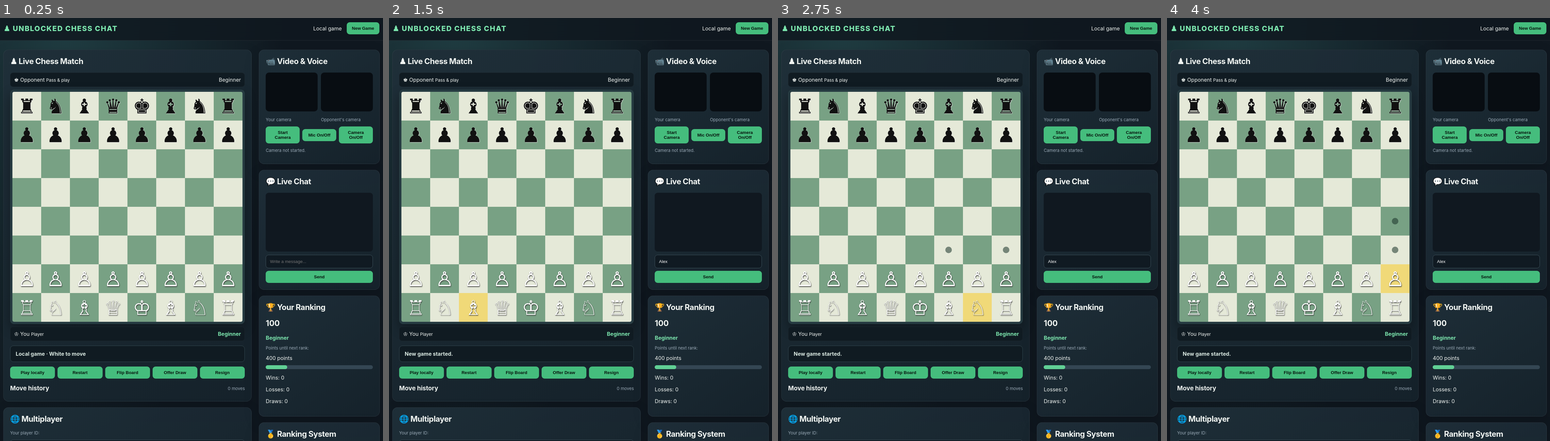
Above: before the commit, frames 1-4 (left to right).
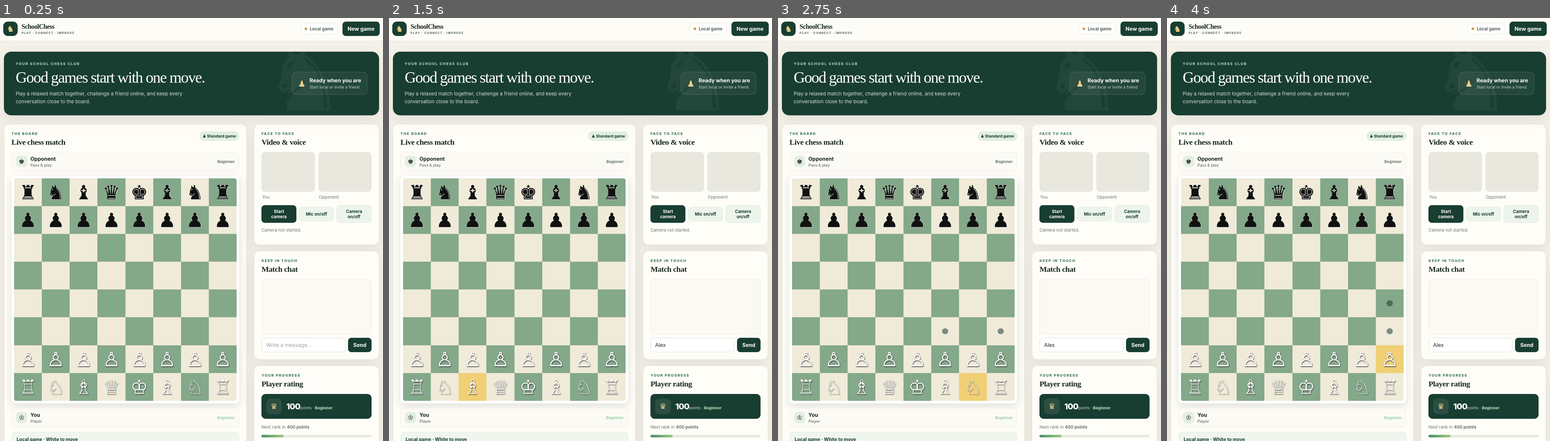
Above: after the commit, the same moments.

Repository: philippg-arch/Schoolchesschat
Game: browser game, page index.html
Same seed, same stepped clock (60 frames per second), same inputs: the game is played once before the commit and once after it. When the page shows a pop-up message, it is drawn as a white box for half a second while everything else waits; a line starting with > is the answer the replay typed.
Inputs (mouse positions are in pixels of both pictures, inside the frame that each line leads up to; where the layout moved, square brackets give the same spot in the first picture):
- Up to frame 1 (0.25 s): no input
- Up to frame 2 (1.5 s): click (691, 343) [706, 263] at 0.27 s; type "Alex" at 0.27 s; click "Start Camera" (after the commit: "Start camera") at 0.52 s; click "New Game" (after the commit: "♞ SchoolChess PLAY · CONNECT …") at 0.77 s; tap Space at 1.1 s; click (473, 386) [473, 305] at 1.27 s
- Up to frame 3 (2.75 s): tap Space at 1.6, 2.1, 2.6 s; click (915, 221) [919, 136] at 1.87 s; click (973, 386) [977, 305] at 2.47 s
- Up to frame 4 (4 s): click (1335, 360) [1339, 280] at 3.07 s; tap Space at 3.1, 3.6 s; click (1389, 360) [1396, 280] at 3.67 s

The runs differ from the first frame. In frame 1, 89% of the frame differs, in the area x 0-100%, y 0-100%; in frame 2, 89%; in frame 3, 89%; in frame 4, 89%.

Commit message:
Refresh SchoolChess game interface
Co-authored-by: Copilot <223556219+Copilot@users.noreply.github.com>

Diff:
--- a/index.html
+++ b/index.html
@@ -3,254 +3,382 @@
 <head>
 <meta charset="UTF-8">
 <meta name="viewport" content="width=device-width, initial-scale=1.0">
-<title>unblockedchesschat</title>
+<title>SchoolChess — Play, Connect, Improve</title>
+<meta name="description" content="Play chess locally or challenge a friend, with video, voice chat, and match stats.">
 
 <script src="https://cdnjs.cloudflare.com/ajax/libs/chess.js/0.10.3/chess.min.js"></script>
 <script src="https://unpkg.com/peerjs@1.5.4/dist/peerjs.min.js"></script>
 
 <style>
+:root{
+ --ink:#182820;--muted:#68776c;--forest:#183e31;--forest-dark:#102f26;
+ --leaf:#3c795b;--leaf-light:#e2eee2;--gold:#bd8740;--paper:#f4f1e8;
+ --card:#fffdf8;--line:#e4e0d5;--shadow:0 16px 42px rgba(34,48,38,.08);
+}
 *{box-sizing:border-box}
 body{
- margin:0;background:radial-gradient(ellipse at 18% 0%,#203d42 0%,#101820 48%);
- color:#f1f5f2;font-family:Inter,ui-sans-serif,system-ui,-apple-system,"Segoe UI",sans-serif;
-}
-header{
- background:rgba(16,24,32,.84);padding:18px 25px;
- display:flex;justify-content:space-between;
- align-items:center;flex-wrap:wrap;gap:12px;
- border-bottom:1px solid rgba(255,255,255,.08);backdrop-filter:blur(14px);
-}
-.logo{font-size:22px;font-weight:850;letter-spacing:.08em;color:#7ce6ae}
-nav{display:flex;gap:15px;align-items:center}
+ margin:0;background:var(--paper);color:var(--ink);
+ font-family:Inter,ui-sans-serif,system-ui,-apple-system,"Segoe UI",sans-serif;
+}
+button,input{font:inherit}
 button{
- background:#45bd7d;color:#07150e;border:0;
- padding:11px 16px;border-radius:9px;
- cursor:pointer;font-weight:750;transition:transform .16s,background .16s,box-shadow .16s;
-}
-button:hover{background:#72dda0;transform:translateY(-1px);box-shadow:0 6px 20px #45bd7d30}
-button:focus-visible,input:focus-visible,.square:focus-visible{outline:3px solid #8cebb5;outline-offset:2px}
-button:disabled{opacity:.4;cursor:not-allowed}
+ min-height:44px;padding:10px 15px;border:1px solid transparent;border-radius:10px;
+ background:var(--forest);color:#fffdf8;font-weight:700;cursor:pointer;
+ transition:background .16s,transform .16s,box-shadow .16s;
+}
+button:hover{background:#285d45;transform:translateY(-1px);box-shadow:0 7px 18px #183e3120}
+button:active{transform:translateY(0)}
+button:focus-visible,input:focus-visible,.square:focus-visible{
+ outline:3px solid var(--gold);outline-offset:3px;
+}
+button:disabled{opacity:.48;cursor:not-allowed;transform:none;box-shadow:none}
 input{
- background:#101a22;border:1px solid #40545e;
- color:white;padding:12px;border-radius:9px;
- width:100%;min-width:0;
-}
-.container{
- max-width:1440px;margin:auto;padding:28px 24px;
-}
-.layout{
- display:grid;grid-template-columns:minmax(320px, min(66%, 820px)) minmax(280px,1fr);
- gap:22px;align-items:start;
-}
+ width:100%;min-width:0;min-height:44px;padding:11px 13px;
+ border:1px solid #d5d9d0;border-radius:10px;background:#fff;color:var(--ink);
+}
+input::placeholder{color:#9aa49a}
+.site-header{
+ min-height:76px;padding:12px max(24px,calc((100vw - 1380px)/2));
+ display:flex;align-items:center;justify-content:space-between;gap:20px;
+ background:rgba(255,253,248,.94);border-bottom:1px solid var(--line);
+}
+.brand{display:flex;align-items:center;gap:12px;color:inherit;text-decoration:none}
+.brand-mark{
+ width:44px;height:44px;display:grid;place-items:center;border-radius:14px;
+ background:var(--forest);color:#f4d18c;font-size:25px;
+}
+.brand-copy{display:grid;gap:2px}
+.brand-copy strong{font-family:Georgia,"Times New Roman",serif;font-size:20px;letter-spacing:-.03em}
+.brand-copy small{color:var(--muted);font-size:9px;font-weight:800;letter-spacing:.17em}
+.topbar-actions{display:flex;align-items:center;gap:14px}
+.connection-pill{
+ display:inline-flex;align-items:center;gap:8px;padding:8px 12px;
+ border:1px solid var(--line);border-radius:999px;background:#fff;
+ color:#56655b;font-size:13px;font-weight:700;
+}
+.connection-pill:before{content:"";width:8px;height:8px;border-radius:50%;background:#d39a43}
+.container{max-width:1380px;margin:0 auto;padding:32px 26px 48px}
+.hero{
+ display:flex;align-items:center;justify-content:space-between;gap:24px;
+ min-height:188px;margin-bottom:26px;padding:30px 36px;
+ border-radius:22px;background:var(--forest);color:#fffdf8;
+ overflow:hidden;position:relative;box-shadow:var(--shadow);
+}
+.hero:after{
+ content:"♞";position:absolute;right:9%;top:-54px;color:#ffffff0b;
+ font-family:Georgia,serif;font-size:280px;line-height:1;pointer-events:none;
+}
+.hero-copy,.hero-note{position:relative;z-index:1}
+.eyebrow{margin:0 0 9px;color:#a8d1b3;font-size:11px;font-weight:850;letter-spacing:.18em;text-transform:uppercase}
+.hero h1{max-width:620px;margin:0;font:500 clamp(32px,4vw,48px)/1.08 Georgia,"Times New Roman",serif;letter-spacing:-.045em}
+.hero-copy>p:last-child{max-width:560px;margin:12px 0 0;color:#d3e2d4;font-size:15px;line-height:1.6}
+.hero-note{
+ display:flex;align-items:center;gap:12px;min-width:190px;padding:15px 18px;
+ border:1px solid #ffffff30;border-radius:14px;background:#ffffff0d;
+}
+.hero-note-icon{font-size:26px;color:#f0cd88}
+.hero-note strong,.hero-note small{display:block}
+.hero-note small{margin-top:3px;color:#c7d7ca;font-size:12px}
+.layout{display:grid;grid-template-columns:minmax(0,1.65fr) minmax(300px,.85fr);gap:22px;align-items:start}
+main,aside{min-width:0}
 .panel{
- background:linear-gradient(145deg,rgba(31,47,57,.96),rgba(22,34,43,.96));
- border:1px solid rgba(255,255,255,.075);padding:20px;border-radius:16px;
- margin-bottom:18px;box-shadow:0 18px 50px #00000020;
-}
-h2{margin-top:0;letter-spacing:-.025em}
+ margin-bottom:18px;padding:22px;border:1px solid var(--line);border-radius:18px;
+ background:var(--card);box-shadow:var(--shadow);
+}
+.section-header{display:flex;justify-content:space-between;align-items:flex-start;gap:14px;margin-bottom:15px}
+.section-header .eyebrow{margin-bottom:5px;color:var(--leaf)}
+h2{margin:0;font:600 24px/1.2 Georgia,"Times New Roman",serif;letter-spacing:-.025em}
+h3{font:600 17px/1.3 Georgia,"Times New Roman",serif}
+.table-badge{padding:7px 10px;border-radius:999px;background:var(--leaf-light);color:var(--forest);font-size:12px;font-weight:750}
 .board{
- display:grid;grid-template-columns:repeat(8,1fr);
- width:100%;aspect-ratio:1;
- border:7px solid #263b41;border-radius:12px;
- overflow:hidden;box-shadow:0 14px 35px #0005;
+ display:grid;grid-template-columns:repeat(8,1fr);width:min(100%,760px);aspect-ratio:1;
+ margin:14px auto;border:8px solid #fff;border-radius:14px;overflow:hidden;
+ background:#fff;box-shadow:0 9px 28px rgba(30,53,39,.14);
 }
 .square{
- display:flex;align-items:center;justify-content:center;
- aspect-ratio:1;position:relative;
- cursor:pointer;font-size:clamp(24px,5.2vw,62px);
- user-select:none;transition:filter .12s,background-color .12s;
-}
-.square:hover{filter:brightness(1.09)}
-.light{background:#e5e9d8;color:#171717}
-.dark{background:#78a184;color:#171717}
-.selected{background:#f0d978!important}
-.last-move.light{background:#c9d77b}
-.last-move.dark{background:#a7bd5d}
-.in-check{background:#e96e67!important}
+ display:flex;align-items:center;justify-content:center;aspect-ratio:1;position:relative;
+ cursor:pointer;font-size:clamp(24px,5vw,62px);user-select:none;
+ transition:filter .12s,background-color .12s;
+}
+.square:hover{filter:brightness(1.07)}
+.light{background:#f0ead9;color:#171717}
+.dark{background:#84a88a;color:#171717}
+.selected{background:#f0cf75!important}
+.last-move.light{background:#d5dc8e}
+.last-move.dark{background:#a8bf72}
+.in-check{background:#e88a79!important}
 .target:after{
- content:"";position:absolute;width:23%;height:23%;
- border-radius:50%;background:#193329;opacity:.55;
-}
-.target:has(.piece):after{width:100%;height:100%;border:5px solid #193329;background:transparent;opacity:.5}
+ content:"";position:absolute;width:22%;height:22%;border-radius:50%;
+ background:#183e31;opacity:.55;pointer-events:none;
+}
+.target:has(.piece):after{width:100%;height:100%;border:5px solid #183e31;background:transparent;opacity:.55}
 .white-piece{color:#fff;text-shadow:1px 2px 3px #333}
 .black-piece{color:#111;text-shadow:1px 1px 2px #ddd}
+.player{
+ display:flex;align-items:center;justify-content:space-between;gap:12px;
+ min-height:58px;margin:8px 0;padding:10px 13px;border:1px solid #ece8de;
+ border-radius:12px;background:#fbfaf5;
+}
+.player-info{display:flex;align-items:center;gap:10px}
+.player-avatar{width:34px;height:34px;display:grid;place-items:center;border-radius:10px;background:var(--leaf-light);font-size:20px}
+.player-label{display:grid;gap:2px;font-weight:750}
+.player-label small{color:var(--muted);font-size:12px;font-weight:500}
+.player-rank{color:var(--muted);font-size:12px;font-weight:700}
 .status{
- background:#101b22;padding:14px 16px;border:1px solid #354b52;border-radius:10px;
- margin:14px 0;color:#d9e8e1;font-weight:650;
+ margin:14px 0;padding:13px 15px;border:1px solid #dce8dc;border-radius:11px;
+ background:#f0f6ee;color:var(--forest);font-size:14px;font-weight:700;
 }
 .row{display:flex;gap:8px;align-items:center;flex-wrap:wrap}
 .row button{flex:1}
-.move-list{display:flex;flex-wrap:wrap;gap:6px;max-height:112px;overflow:auto;padding:4px 0}
-.move-pair{display:flex;gap:7px;align-items:center;background:#101b22;border-radius:7px;padding:5px 8px;font-variant-numeric:tabular-nums}
-.move-number{color:#83979c;font-size:12px}
+.game-actions{display:grid;grid-template-columns:repeat(5,minmax(0,1fr));gap:8px}
+.game-actions button{padding-inline:9px;font-size:13px}
+.button-soft{border-color:#dce7dc;background:#edf4eb;color:var(--forest)}
+.button-soft:hover{background:#dcebdc}
+.button-quiet{border-color:#e4e0d5;background:#fff;color:#5a675d}
+.button-quiet:hover{background:#f5f2e9}
+.section-heading{display:flex;justify-content:space-between;align-items:center;gap:10px;margin-top:22px}
+.section-heading h3{margin:0}
+.move-list{display:flex;flex-wrap:wrap;gap:6px;max-height:112px;overflow:auto;padding:8px 0 2px}
+.move-pair{display:flex;gap:7px;align-items:center;padding:6px 9px;border-radius:8px;background:#f2f1e9;font-variant-numeric:tabular-nums}
+.move-number{color:#879187;font-size:12px}
 .move-san{font-weight:700}
-.section-heading{display:flex;justify-content:space-between;align-items:center;gap:10px;margin-top:18px}
-.section-heading h3{margin:0}
-.video-grid{
- display:grid;grid-template-columns:1fr 1fr;gap:10px;
-}
-video{
- width:100%;background:#080d12;
- border-radius:10px;aspect-ratio:4/3;object-fit:cover;
-}
-.player{
- display:flex;justify-content:space-between;
- padding:11px;background:#101b22;
- border-radius:9px;margin:8px 0;border:1px solid #ffffff0c;
-}
-.chat{
- height:180px;overflow-y:auto;background:#101820;
- padding:10px;border-radius:9px;margin-bottom:10px;
-}
-.message{padding:5px 0;overflow-wrap:anywhere}
-.small{color:#9babb8;font-size:13px}
-.rank{color:#7ce6ae;font-weight:bold}
+.panel-copy{margin:10px 0 14px;color:var(--muted);font-size:14px;line-height:1.55}
+.field-label{display:block;margin:15px 0 7px;color:#657369;font-size:12px;font-weight:800;letter-spacing:.06em;text-transform:uppercase}
+.panel .small{color:var(--muted);font-size:13px;line-height:1.5}
+.video-grid{display:grid;grid-template-columns:1fr 1fr;gap:10px}
+.video-tile{min-width:0}
+.video-tile p{margin:7px 2px 0}
+video{display:block;width:100%;aspect-ratio:4/3;border-radius:11px;background:#e8e8df;object-fit:cover}
+.media-actions{margin-top:14px}
+.media-actions button{font-size:13px}
+.chat{height:170px;overflow-y:auto;margin-bottom:10px;padding:12px;border:1px solid #ebe8df;border-radius:11px;background:#faf9f4}
+.message{padding:6px 0;overflow-wrap:anywhere;color:#33433a;font-size:14px}
+.chat-row input{flex:1}
+.chat-row button{flex:0 0 auto}
+.rank-summary{display:flex;align-items:center;gap:14px;margin:16px 0;padding:14px;border-radius:13px;background:var(--forest);color:white}
+.rank-emblem{width:48px;height:48px;display:grid;place-items:center;border-radius:14px;background:#ffffff16;color:#f0cd88;font-size:24px}
+.rank-points{font-size:25px;font-weight:800;letter-spacing:-.04em}
+.rank-caption{margin-top:2px;color:#c8d8ca;font-size:12px}
+.rank{color:#a7d6b1;font-weight:800}
+.progress-track{height:8px;margin:14px 0 16px;border-radius:99px;background:#e8e9df;overflow:hidden}
+#progress{height:100%;border-radius:inherit;background:linear-gradient(90deg,#4b9169,#9bc982);transition:width .25s}
+.stat-grid{display:grid;grid-template-columns:repeat(3,1fr);gap:8px}
+.stat-cell{padding:10px;border:1px solid #ebe8df;border-radius:11px;background:#fbfaf6;text-align:center}
+.stat-cell strong,.stat-cell small{display:block}
+.stat-cell strong{font-size:18px}
+.stat-cell small{margin-top:2px;color:var(--muted);font-size:11px}
+.table-wrap{overflow-x:auto}
 table{width:100%;border-collapse:collapse}
-td,th{padding:10px;text-align:left;border-bottom:1px solid #394955}
-footer{text-align:center;padding:25px;color:#8495a3}
-@media(max-width:850px){
+td,th{padding:11px 9px;border-bottom:1px solid #ece8de;text-align:left;font-size:13px}
+th{color:var(--muted);font-size:11px;letter-spacing:.08em;text-transform:uppercase}
+tbody tr:last-child td{border-bottom:0}
+.leaderboard-panel{margin-top:4px}
+footer{padding:24px 12px;color:#7b877c;text-align:center;font-size:13px}
+@media(max-width:980px){
+ .layout{grid-template-columns:minmax(0,1.2fr) minmax(280px,.8fr);gap:15px}
+ .panel{padding:18px}
+ .game-actions{grid-template-columns:repeat(3,minmax(0,1fr))}
+}
+@media(max-width:760px){
+ .site-header{padding:12px 18px}
+ .container{padding:22px 16px 36px}
  .layout{grid-template-columns:1fr}
- .container{padding:12px}
-}
-@media(max-width:480px){
- header{padding:14px}.container{padding:10px}.panel{padding:14px}
- .board{border-width:4px}.square{font-size:clamp(22px,10vw,44px)}
- .row button{flex:1 1 42%}
+ .hero{min-height:0;padding:25px;align-items:flex-start}
+ .hero-note{display:none}
+ aside{display:grid;grid-template-columns:repeat(2,minmax(0,1fr));gap:0 12px}
+}
+@media(max-width:520px){
+ .site-header{min-height:66px;padding:10px 14px}
+ .brand-mark{width:38px;height:38px;font-size:22px}
+ .brand-copy strong{font-size:17px}
+ .brand-copy small{font-size:8px}
+ .topbar-actions{gap:7px}
+ .connection-pill{padding:7px 9px;font-size:11px}
+ .topbar-actions button{min-height:40px;padding:8px 10px;font-size:12px}
+ .container{padding:16px 11px 28px}
+ .hero{margin-bottom:15px;padding:22px 19px;border-radius:17px}
+ .hero h1{font-size:34px}
+ .hero-copy>p:last-child{font-size:13px}
+ .layout{gap:12px}
+ .panel{margin-bottom:12px;padding:15px;border-radius:15px}
+ h2{font-size:21px}
+ .board{border-width:5px;border-radius:10px}
+ .square{font-size:clamp(23px,10vw,46px)}
+ .game-actions{grid-template-columns:repeat(2,minmax(0,1fr))}
+ .game-actions button:last-child{grid-column:span 2}
+ aside{display:block}
+ .video-grid{gap:7px}
+ .video-grid .small{font-size:11px}
+ .media-actions button{font-size:12px;padding-inline:8px}
+ .section-header{align-items:center}
+}
+@media(prefers-reduced-motion:reduce){
+ *,*:before,*:after{scroll-behavior:auto!important;transition:none!important}
 }
 </style>
 </head>
 
 <body>
 
-<header>
- <div class="logo">♟ UNBLOCKED CHESS CHAT</div>
- <nav>
-  <span id="connection">Local game</span>
-  <button onclick="newGame()">New Game</button>
+<header class="site-header">
+ <a class="brand" href="#" aria-label="SchoolChess home">
+  <span class="brand-mark" aria-hidden="true">♞</span>
+  <span class="brand-copy"><strong>SchoolChess</strong><small>PLAY · CONNECT · IMPROVE</small></span>
+ </a>
+ <nav class="topbar-actions" aria-label="Game controls">
+  <span class="connection-pill"><span id="connection">Local game</span></span>
+  <button onclick="newGame()">New game</button>
  </nav>
 </header>
 
 <div class="container">
 
+<section class="hero">
+ <div class="hero-copy">
+  <p class="eyebrow">YOUR SCHOOL CHESS CLUB</p>
+  <h1>Good games start with one move.</h1>
+  <p>Play a relaxed match together, challenge a friend online, and keep every conversation close to the board.</p>
+ </div>
+ <div class="hero-note">
+  <span class="hero-note-icon" aria-hidden="true">♟</span>
+  <span><strong>Ready when you are</strong><small>Start local or invite a friend</small></span>
+ </div>
+</section>
+
 <div class="layout">
 
 <!-- CHESS GAME -->
 <main>
 
-<div class="panel">
- <h2>♟ Live Chess Match</h2>
+<section class="panel">
+ <div class="section-header">
+  <div><p class="eyebrow">THE BOARD</p><h2>Live chess match</h2></div>
+  <span class="table-badge">♟ Standard game</span>
+ </div>
 
  <div class="player">
-  <span>♚ Opponent <small id="opponentName">Pass &amp; play</small></span>
-  <span id="opponentRank">Beginner</span>
+  <span class="player-info"><span class="player-avatar" aria-hidden="true">♚</span><span class="player-label">Opponent <small id="opponentName">Pass &amp; play</small></span></span>
+  <span id="opponentRank" class="player-rank">Beginner</span>
  </div>
 
  <div class="board" id="board" role="grid" aria-label="Chess board"></div>
 
  <div class="player">
-  <span>♔ You <small id="myName">Player</small></span>
-  <span id="myRank" class="rank">Beginner</span>
+  <span class="player-info"><span class="player-avatar" aria-hidden="true">♔</span><span class="player-label">You <small id="myName">Player</small></span></span>
+  <span id="myRank" class="player-rank rank">Beginner</span>
  </div>
 
  <div class="status" id="status" aria-live="polite">Local game · White to move</div>
 
- <div class="row">
+ <div class="game-actions">
   <button onclick="startLocalGame()">Play locally</button>
-  <button onclick="newGame()">Restart</button>
-  <button onclick="flipBoard()">Flip Board</button>
-  <button onclick="offerDraw()">Offer Draw</button>
-  <button onclick="resign()">Resign</button>
+  <button class="button-soft" onclick="newGame()">Restart</button>
+  <button class="button-soft" onclick="flipBoard()">Flip board</button>
+  <button class="button-quiet" onclick="offerDraw()">Offer draw</button>
+  <button class="button-quiet" onclick="resign()">Resign</button>
  </div>
 
  <div class="section-heading"><h3>Move history</h3><span class="small" id="moveCount">0 moves</span></div>
  <div class="move-list" id="moveHistory" aria-live="polite"></div>
-</div>
+</section>
 
 <!-- INVITATION -->
-<div class="panel">
- <h2>🌐 Multiplayer</h2>
-
- <p class="small">Your player ID:</p>
+<section class="panel">
+ <div class="section-header">
+  <div><p class="eyebrow">PLAY TOGETHER</p><h2>Invite a friend</h2></div>
+  <span class="table-badge" aria-hidden="true">↗</span>
+ </div>
+
+ <p class="panel-copy">Create a room and share your player ID, or join a friend using theirs.</p>
+ <label class="field-label" for="myID">Your player ID</label>
  <div class="row">
   <input id="myID" readonly>
-  <button onclick="copyID()">Copy ID</button>
- </div>
-
- <p>One player creates a room and shares their ID. The other player enters it and joins.</p>
-
- <input id="friendID" placeholder="Enter opponent's Player ID">
+  <button class="button-soft" onclick="copyID()">Copy ID</button>
+ </div>
+
+ <label class="field-label" for="friendID">Friend's player ID</label>
+ <input id="friendID" placeholder="Paste their ID here">
 
  <div class="row" style="margin-top:12px">
-  <button onclick="connectFriend()">Join Friend</button>
-  <button onclick="createRoom()">Create Room</button>
- </div>
-
- <p class="small" id="networkStatus">
+  <button class="button-soft" onclick="connectFriend()">Join friend</button>
+  <button onclick="createRoom()">Create room</button>
+ </div>
+
+ <p class="small" id="networkStatus" aria-live="polite">
   Waiting for connection...
  </p>
-</div>
+</section>
 
 </main>
 
 <!-- SIDEBAR -->
 <aside>
 
-<div class="panel">
- <h2>📹 Video & Voice</h2>
+<section class="panel">
+ <div class="section-header">
+  <div><p class="eyebrow">FACE TO FACE</p><h2>Video &amp; voice</h2></div>
+ </div>
 
  <div class="video-grid">
-  <div>
+  <div class="video-tile">
    <video id="myVideo" autoplay muted playsinline></video>
-   <p class="small">Your camera</p>
+   <p class="small">You</p>
   </div>
-  <div>
+  <div class="video-tile">
    <video id="theirVideo" autoplay playsinline></video>
-   <p class="small">Opponent's camera</p>
+   <p class="small">Opponent</p>
   </div>
  </div>
 
- <div class="row">
-  <button onclick="startCamera()">Start Camera</button>
-  <button onclick="toggleMic()">Mic On/Off</button>
-  <button onclick="toggleCamera()">Camera On/Off</button>
- </div>
-
- <p class="small" id="mediaStatus">Camera not started.</p>
-</div>
-
-<div class="panel">
- <h2>💬 Live Chat</h2>
+ <div class="row media-actions">
+  <button onclick="startCamera()">Start camera</button>
+  <button class="button-soft" onclick="toggleMic()">Mic on/off</button>
+  <button class="button-soft" onclick="toggleCamera()">Camera on/off</button>
+ </div>
+
+ <p class="small" id="mediaStatus" aria-live="polite">Camera not started.</p>
+</section>
+
+<section class="panel">
+ <div class="section-header">
+  <div><p class="eyebrow">KEEP IN TOUCH</p><h2>Match chat</h2></div>
+ </div>
 
  <div class="chat" id="chat"></div>
 
- <div class="row">
+ <div class="row chat-row">
   <input id="chatInput" placeholder="Write a message..."
    onkeydown="if(event.key==='Enter')sendChat()">
   <button onclick="sendChat()">Send</button>
  </div>
-</div>
-
-<div class="panel">
- <h2>🏆 Your Ranking</h2>
-
- <h1 id="points">100</h1>
- <div class="rank" id="rank">Beginner</div>
-
- <p class="small">Points until next rank:</p>
- <div id="nextRank">400</div>
-
- <div style="background:#344653;height:12px;border-radius:8px;margin-top:12px">
-  <div id="progress" style="height:12px;background:#61d095;width:20%;border-radius:8px"></div>
- </div>
-
- <p>Wins: <span id="wins">0</span></p>
- <p>Losses: <span id="losses">0</span></p>
- <p>Draws: <span id="draws">0</span></p>
-</div>
-
-<div class="panel">
- <h2>🥇 Ranking System</h2>
- <table>
+</section>
+
+<section class="panel">
+ <div class="section-header">
+  <div><p class="eyebrow">YOUR PROGRESS</p><h2>Player rating</h2></div>
+ </div>
+
+ <div class="rank-summary">
+  <span class="rank-emblem" aria-hidden="true">♛</span>
+  <span><strong class="rank-points" id="points">100</strong><small class="rank-caption">points · <span class="rank" id="rank">Beginner</span></small></span>
+ </div>
+
+ <p class="small">Next rank in <strong id="nextRank">400 points</strong></p>
+
+ <div class="progress-track"><div id="progress" style="width:20%"></div></div>
+
+ <div class="stat-grid">
+  <div class="stat-cell"><strong id="wins">0</strong><small>Wins</small></div>
+  <div class="stat-cell"><strong id="losses">0</strong><small>Losses</small></div>
+  <div class="stat-cell"><strong id="draws">0</strong><small>Draws</small></div>
+ </div>
+</section>
+
+<section class="panel">
+ <div class="section-header">
+  <div><p class="eyebrow">THE LADDER</p><h2>Rank guide</h2></div>
+ </div>
+ <div class="table-wrap"><table>
   <tr><th>Rank</th><th>Points</th></tr>
   <tr><td>Beginner</td><td>0–499</td></tr>
   <tr><td>Rookie</td><td>500–999</td></tr>
@@ -258,24 +386,25 @@
   <tr><td>Expert</td><td>1500–1999</td></tr>
   <tr><td>Master</td><td>2000–2499</td></tr>
   <tr><td>Grand Master</td><td>2500+</td></tr>
- </table>
-</div>
+ </table></div>
 
 </aside>
 </div>
 
-<div class="panel">
- <h2>📊 Leaderboard</h2>
- <p class="small">Your local player statistics.</p>
- <table>
+<section class="panel leaderboard-panel">
+ <div class="section-header">
+  <div><p class="eyebrow">THE CLUB</p><h2>Leaderboard</h2></div>
+ </div>
+ <p class="panel-copy">Your local player stats at a glance.</p>
+ <div class="table-wrap"><table>
   <thead><tr><th>Player</th><th>Rank</th><th>Points</th></tr></thead>
   <tbody id="leaderboard"></tbody>
- </table>
+ </table></div>
+</section>
+
 </div>
 
-</div>
-
-<footer>Unblocked Chess Chat © 2026 | Play. Compete. Become a Grand Master.</footer>
+<footer>SchoolChess · Play thoughtfully. Learn together.</footer>
 
 <script>
 const PIECES={
